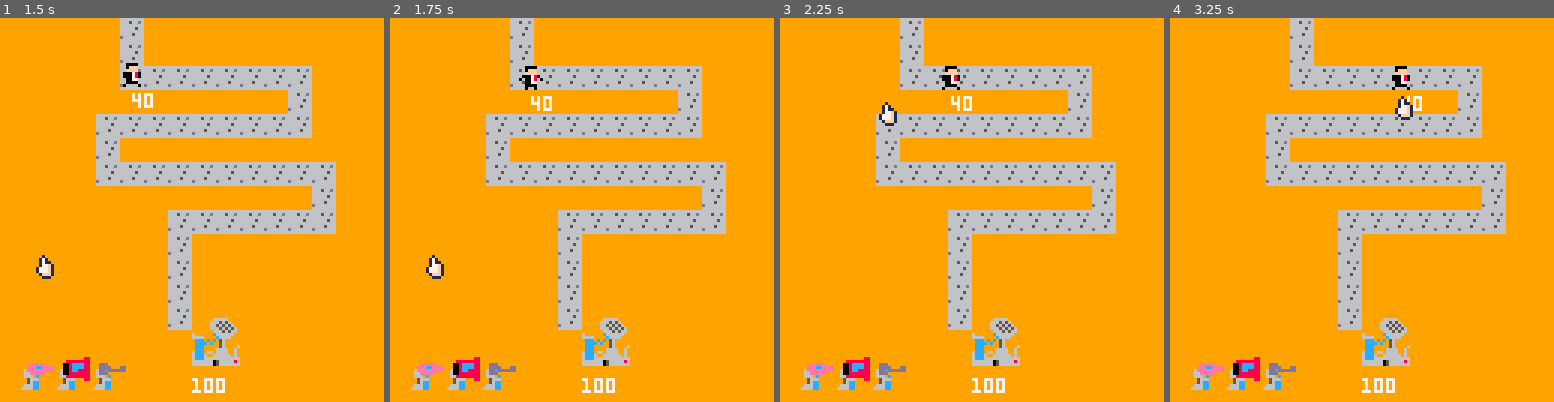
Above: before the commit, frames 1-4 (left to right).
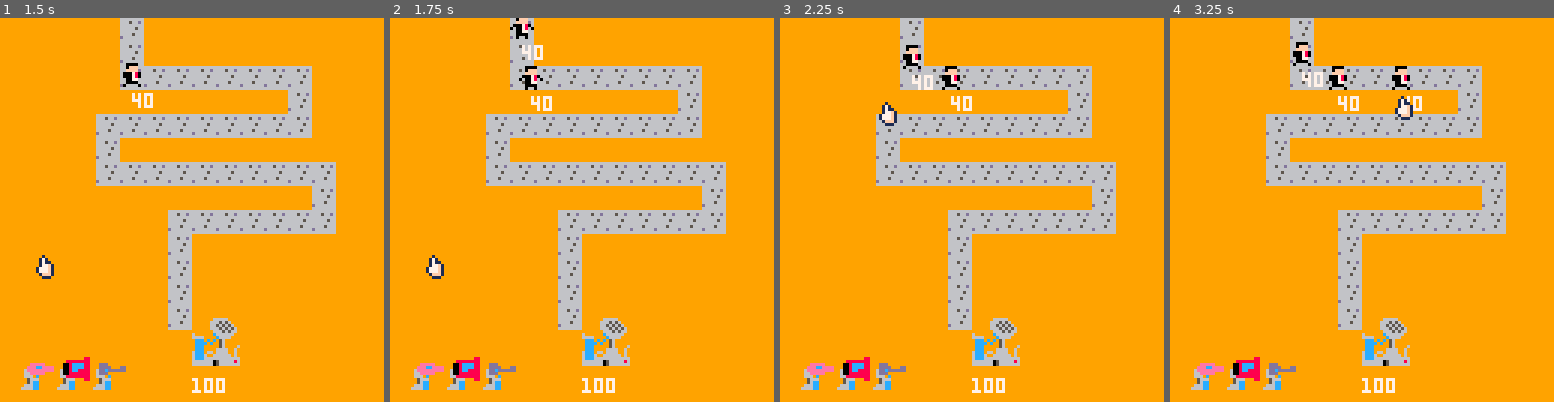
Above: after the commit, the same moments.

Repository: CaterpillarGames/gamejam
Game: PICO-8 cartridge game.p8
The game is run twice, just before and just after one commit, with the same random seed, the same clock (stepped at 60 frames per second) and the same inputs.
Inputs (mouse positions are in pixels of both pictures, inside the frame that each line leads up to):
- Up to frame 1 (1.5 s): tap X (X key) at 0.33, 1.07 s; click (280, 121) at 0.67 s; tap O (Z key) at 0.7 s; click (46, 267) at 1.22 s
- Up to frame 2 (1.75 s): hold Right from 1.6 s (still down); tap O (Z key) at 1.7 s
- Up to frame 3 (2.25 s): click (887, 114) at 1.77 s; tap X (X key) at 1.85 s; release Right at 2.1 s; tap O (Z key) at 2.1 s; hold Up from 2.15 s (still down)
- Up to frame 4 (3.25 s): click (1342, 259) at 2.32 s; release Up at 2.42 s; hold Right 2.47-3.03 s; tap O (Z key) at 2.5, 2.9 s; click (1404, 106) at 2.87 s; tap X (X key) at 2.97 s; hold Left from 3.08 s (still down)

Frame 1 is identical in both runs. In frame 2, 0.3% of the frame differs, in the area x 31-40%, y 0-11%; in frame 3, 0.3%; in frame 4, 0.7%, in the area x 32-50%, y 6-25%.

Commit message:
Attempting to make it more balanced...not really working

Diff:
--- a/game.p8
+++ b/game.p8
@@ -42,7 +42,7 @@
 
 poke(0x5f2d, 0x1 | 0x2)
 
-function _init()
+function _init(initWaveNumber)
 	gs = {
 		dt = 1/30,
 		isGameOver = false,
@@ -66,7 +66,7 @@
 		},
 		projectiles = {},
 		waves = makeWaves(),
-		waveNumber = 0,
+		waveNumber = (initWaveNumber or 1) - 1,
 		maxAllowedTowers = 2,
 		canGrabTower = function(self, tower)
 			return #self.towers < self.maxAllowedTowers
@@ -82,29 +82,100 @@
 		{
 			maxAllowedTowers = 1,
 			enemies = {
+				enemyTypes.paralegal,
+				30,
+				enemyTypes.paralegal,
+				30,
 				enemyTypes.paralegal
 			}
 		},
-
 		{
 			maxAllowedTowers = 2,
 			enemies = {
 				enemyTypes.paralegal,
-				enemyTypes.paralegal,
+				30,
+				enemyTypes.paralegal,
+				30,
+				enemyTypes.paralegal,
+				90,
+				enemyTypes.judge,
+				30,
+				enemyTypes.judge,
+				30,
 				enemyTypes.judge
 			}
 		},
 
 		{
+			maxAllowedTowers = 3,
+			enemies = {
+				enemyTypes.paralegal,
+				30,
+				enemyTypes.paralegal,
+				30,
+				enemyTypes.paralegal,
+				90,
+				enemyTypes.judge,
+				15,
+				enemyTypes.judge,
+				15,
+				enemyTypes.judge,
+				30,
+				enemyTypes.paralegal,
+				30,
+				enemyTypes.paralegal
+			}
+		},
+		{
 			maxAllowedTowers = 4,
 			enemies = {
 				enemyTypes.paralegal,
-				80,
+				30,
+				enemyTypes.paralegal,
+				30,
 				enemyTypes.paralegal,
 				90,
 				enemyTypes.judge,
+				15,
+				enemyTypes.judge,
+				15,
+				enemyTypes.politician,
+				30,
+				enemyTypes.politician,
+				10,
+				enemyTypes.judge,
+				15,
+				enemyTypes.judge,
+				30,
+				enemyTypes.paralegal,
+				30,
+				enemyTypes.paralegal
+			}
+		},
+		{
+			maxAllowedTowers = 5,
+			enemies = {
+				enemyTypes.paralegal,
+				30,
+				enemyTypes.paralegal,
+				30,
+				enemyTypes.paralegal,
 				90,
-				enemyTypes.judge
+				enemyTypes.judge,
+				15,
+				enemyTypes.judge,
+				15,
+				enemyTypes.politician,
+				30,
+				enemyTypes.politician,
+				150,
+				enemyTypes.judge,
+				15,
+				enemyTypes.judge,
+				30,
+				enemyTypes.politician,
+				30,
+				enemyTypes.politician
 			}
 		}
 	}
@@ -179,7 +250,7 @@
 	paralegal = {
 		name = 'paralegal',
 		attackCooldown = 10,
-		attackStrength = 2,
+		attackStrength = 3,
 		movementSpeed = 20,
 		health = 40,
 		spriteNumber = 4
@@ -187,18 +258,26 @@
 	judge = {
 		name = 'judge',
 		attackCooldown = 10,
-		attackStrength = 5,
+		attackStrength = 8,
 		movementSpeed = 40,
-		health = 100,
+		health = 30,
 		spriteNumber = 6
+	},
+	politician = {
+		name = 'politician',
+		attackCooldown = 10,
+		attackStrength = 25,
+		movementSpeed = 10,
+		health = 300,
+		spriteNumber = 20
 	}
 }
 
 towerTypes = {
 	standard = {
 		name = 'standard',
-		attackCooldown = 10,
-		attackStrength = 20,
+		attackCooldown = 30,
+		attackStrength = 10,
 		targetRange = 75,
 		projectileSpeed = 40,
 		projectileSpriteNumber = 8,
@@ -206,8 +285,8 @@
 	},
 	long = {
 		name = 'long',
-		attackCooldown = 20,
-		attackStrength = 20,
+		attackCooldown = 50,
+		attackStrength = 5,
 		targetRange = 200,
 		projectileSpeed = 150,
 		projectileSpriteNumber = 24,
@@ -215,8 +294,8 @@
 	},
 	short = {
 		name = 'short',
-		attackCooldown = 20,
-		attackStrength = 60,
+		attackCooldown = 30,
+		attackStrength = 20,
 		targetRange = 40,
 		projectileSpeed = 40,
 		projectileSpriteNumber = 9,
@@ -531,7 +610,11 @@
 		end
 		-- Restart
 		if btnp(dirs.x) then
-			_init()
+			if gs.gameOverState == 'lose' then
+				_init(gs.waveNumber)
+			else
+				_init()
+			end
 		end
 		return
 	end
@@ -638,7 +721,8 @@
 end
 
 function drawGameOverLose()
-	print('you lost!')
+	print('\n you lost!\n\n')
+	print(' press x to try wave ' .. gs.waveNumber .. ' again')
 end
 
 function makeEnemy(x, y, type)
@@ -769,14 +854,14 @@
 00056cc0aaeeceaaa88ccc8aaaaddaaaaa0077aaaa0077aaaa0000aaaa0000aa000ccc0000cccc006aaaaaac666666aa00000000000000000000000000000000
 00666cc0aaeeeeaaa888888aaadcddaaaa0000aaaa0000aaaa0000aaaa0000aa0000c000000cc0006666aaaac6666aaa00000000000000000000000000000000
 06666cc0aaaeeaaaaa0000aaaaddddaaaa0aa0aaa0aaaa0aaa0000aaaa0000aa0000000000000000acccacaca56aaaaa00000000000000000000000000000000
-00010000000000000000000000000000aa0000aaaaaaaaaa00000000000000000000000c66666666accccacaa56aaaaa00000000000000000000000000000000
-00171000001110000000000000000000aa0fffaaaa0000aa0000000000000000000000c0666566d6acccaaaaa56aaaa600000000000000000000000000000000
-00171100017771000000000000000000aaffffaaaa0fffaa000000000000000000000c0066666666acccaaaa6666aa6a00000000000000000000000000000000
-00177f1001177f100000000000000000a007700aaaffffaa00000000000000000000c000666665666ccca66a6666aa6a00000000000000000000000000000000
-01777f1017177f1000000000000000000a0770a0a007700a0000000000000000000c0000666666666ccc6aa666666a6a00000000000000000000000000000000
-01777f1017777f100000000000000000aa0000aaa007700a000000000000000000c00000666656666ccc66666666666600000000000000000000000000000000
-001fff1001ffff100000000000000000aa0000aaaa0000aa00000000000000000c000000d6666666666666605666668600000000000000000000000000000000
-00011100001111000000000000000000aa0000aaa000000a0000000000000000c000000066666666666666605666666600000000000000000000000000000000
+00010000000000000000000000000000aa4444aaaa4444aa00000000000000000000000c66666666accccacaa56aaaaa00000000000000000000000000000000
+00171000001110000000000000000000aa4fffaaaa4fffaa0000000000000000000000c0666566d6acccaaaaa56aaaa600000000000000000000000000000000
+00171100017771000000000000000000aaffffaaaaffffaa000000000000000000000c0066666666acccaaaa6666aa6a00000000000000000000000000000000
+00177f1001177f100000000000000000a111781aa111781a00000000000000000000c000666665666ccca66a6666aa6a00000000000000000000000000000000
+01777f1017177f1000000000000000001a1178a1a111781a0000000000000000000c0000666666666ccc6aa666666a6a00000000000000000000000000000000
+01777f1017777f100000000000000000aa1177aaaa1177aa000000000000000000c00000666656666ccc66666666666600000000000000000000000000000000
+001fff1001ffff100000000000000000aa1111aaaa1111aa00000000000000000c000000d6666666666666605666668600000000000000000000000000000000
+00011100001111000000000000000000aa1aa1aaa1aaaa1a0000000000000000c000000066666666666666605666666600000000000000000000000000000000
 00000000000000000000000000000000000000000000000000000000000000000000000000000000000000000000000000000000000000000000000000000000
 00000000000000000000000000000000000000000000000000000000000000000000000000000000000000000000000000000000000000000000000000000000
 00000000000000000000000000000000000000000000000000000000000000000000000000000000000000000000000000000000000000000000000000000000
